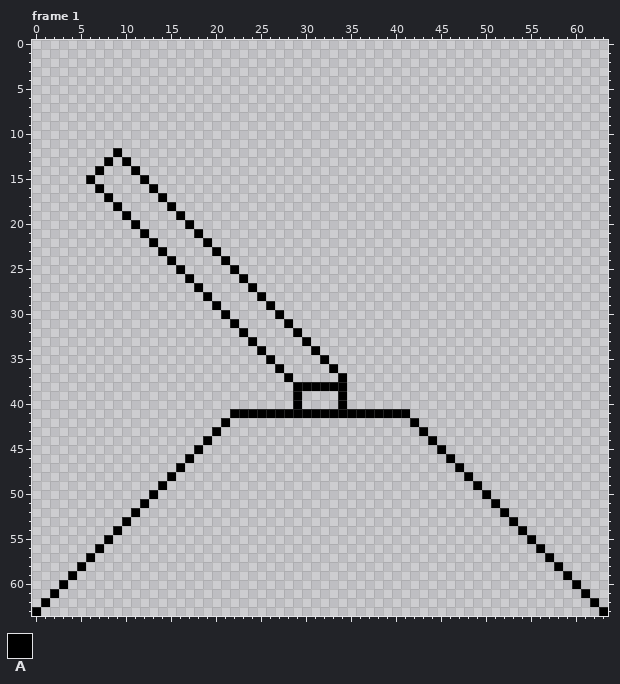
Edited in one commit: pixel-art file (Assets/Sprites/Objects/lever.aseprite). Above, as it was before the edit.
64x64 pixels, 1 frame. Shown: frame 1. The commit also changed other frames, which this record leaves out.
Palette (. is transparent): A #000000
Pixels before, frame 1 (only the part around the change), first column x 0:
 7 ................................................................
 8 ................................................................
 9 ................................................................
10 ................................................................
11 ................................................................
12 .........A......................................................
13 ........A.A.....................................................
14 .......A...A....................................................
15 ......A.....A...................................................
16 .......A.....A..................................................
17 ........A.....A.................................................
18 .........A.....A................................................
19 ..........A.....A...............................................
20 ...........A.....A..............................................
21 ............A.....A.............................................
22 .............A.....A............................................
23 ..............A.....A...........................................
24 ...............A.....A..........................................
25 ................A.....A.........................................
26 .................A.....A........................................
27 ..................A.....A.......................................
28 ...................A.....A......................................
29 ....................A.....A.....................................
30 .....................A.....A....................................
31 ......................A.....A...................................
32 .......................A.....A..................................
33 ........................A.....A.................................
34 .........................A.....A................................
35 ..........................A.....A...............................
36 ...........................A.....A..............................
37 ............................A.....A.............................
38 .............................AAAAAA.............................
39 .............................A....A.............................
40 .............................A....A.............................
41 ......................AAAAAAAAAAAAAAAAAAAA......................
42 .....................A....................A.....................
43 ....................A......................A....................
44 ...................A........................A...................
45 ..................A..........................A..................
46 .................A............................A.................
47 ................A..............................A................
48 ...............A................................A...............
49 ..............A..................................A..............
50 .............A....................................A.............
51 ............A......................................A............
52 ...........A........................................A...........
53 ..........A..........................................A..........
54 .........A............................................A.........
55 ........A..............................................A........
56 .......A................................................A.......
57 ......A..................................................A......
58 .....A....................................................A.....
59 ....A......................................................A....
60 ...A........................................................A...
61 ..A..........................................................A..
62 .A............................................................A.
63 A..............................................................A
After:
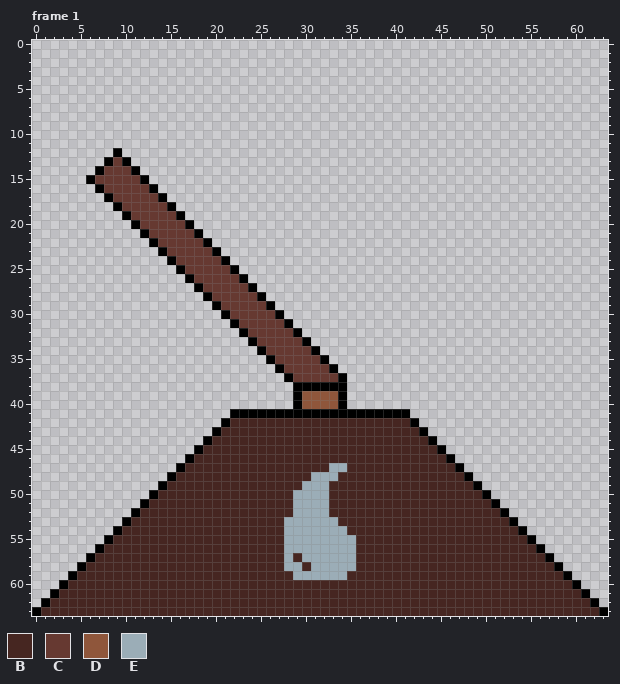
Colours new in this view: B #462621  C #663931  D #8f563b  E #9badb7
Change:
Frame 1:
y 13: x 9 . -> C
y 14: x 8..10 ... -> CCC
y 15: x 7..11 ..... -> CCCCC
y 16: x 8..12 ..... -> CCCCC
y 17: x 9..13 ..... -> CCCCC
y 18: x 10..14 ..... -> CCCCC
y 19: x 11..15 ..... -> CCCCC
y 20: x 12..16 ..... -> CCCCC
y 21: x 13..17 ..... -> CCCCC
y 22: x 14..18 ..... -> CCCCC
y 23: x 15..19 ..... -> CCCCC
y 24: x 16..20 ..... -> CCCCC
y 25: x 17..21 ..... -> CCCCC
y 26: x 18..22 ..... -> CCCCC
y 27: x 19..23 ..... -> CCCCC
y 28: x 20..24 ..... -> CCCCC
y 29: x 21..25 ..... -> CCCCC
y 30: x 22..26 ..... -> CCCCC
y 31: x 23..27 ..... -> CCCCC
y 32: x 24..28 ..... -> CCCCC
y 33: x 25..29 ..... -> CCCCC
y 34: x 26..30 ..... -> CCCCC
y 35: x 27..31 ..... -> CCCCC
y 36: x 28..32 ..... -> CCCCC
y 37: x 29..33 ..... -> CCCCC
y 39..40: x 30..33 .... -> DDDD
y 42: x 22..41 .................... -> BBBBBBBBBBBBBBBBBBBB
y 43: x 21..42 ...................... -> BBBBBBBBBBBBBBBBBBBBBB
y 44: x 20..43 ........................ -> BBBBBBBBBBBBBBBBBBBBBBBB
y 45: x 19..44 .......................... -> BBBBBBBBBBBBBBBBBBBBBBBBBB
y 46: x 18..45 ............................ -> BBBBBBBBBBBBBBBBBBBBBBBBBBBB
y 47: x 17..46 .............................. -> BBBBBBBBBBBBBBBBEEBBBBBBBBBBBB
y 48: x 16..47 ................................ -> BBBBBBBBBBBBBBBEEEBBBBBBBBBBBBBB
y 49: x 15..48 .................................. -> BBBBBBBBBBBBBBBEEEBBBBBBBBBBBBBBBB
y 50: x 14..49 .................................... -> BBBBBBBBBBBBBBBEEEEBBBBBBBBBBBBBBBBB
y 51: x 13..50 ...................................... -> BBBBBBBBBBBBBBBBEEEEBBBBBBBBBBBBBBBBBB
y 52: x 12..51 ........................................ -> BBBBBBBBBBBBBBBBBEEEEBBBBBBBBBBBBBBBBBBB
y 53: x 11..52 .......................................... -> BBBBBBBBBBBBBBBBBEEEEEEBBBBBBBBBBBBBBBBBBB
y 54: x 10..53 ............................................ -> BBBBBBBBBBBBBBBBBBEEEEEEEBBBBBBBBBBBBBBBBBBB
y 55: x 9..54 .............................................. -> BBBBBBBBBBBBBBBBBBBEEEEEEEEBBBBBBBBBBBBBBBBBBB
y 56: x 8..55 ................................................ -> BBBBBBBBBBBBBBBBBBBBEEEEEEEEBBBBBBBBBBBBBBBBBBBB
y 57: x 7..56 .................................................. -> BBBBBBBBBBBBBBBBBBBBBEBEEEEEEBBBBBBBBBBBBBBBBBBBBB
y 58: x 6..57 .................................................... -> BBBBBBBBBBBBBBBBBBBBBBEEBEEEEEBBBBBBBBBBBBBBBBBBBBBB
y 59: x 5..58 ...................................................... -> BBBBBBBBBBBBBBBBBBBBBBBBEEEEEEBBBBBBBBBBBBBBBBBBBBBBBB
y 60: x 4..59 ........................................................ -> BBBBBBBBBBBBBBBBBBBBBBBBBBBBBBBBBBBBBBBBBBBBBBBBBBBBBBBB
y 61: x 3..60 .......................................................... -> BBBBBBBBBBBBBBBBBBBBBBBBBBBBBBBBBBBBBBBBBBBBBBBBBBBBBBBBBB
y 62: x 2..61 ............................................................ -> BBBBBBBBBBBBBBBBBBBBBBBBBBBBBBBBBBBBBBBBBBBBBBBBBBBBBBBBBBBB
y 63: x 1..62 .............................................................. -> BBBBBBBBBBBBBBBBBBBBBBBBBBBBBBBBBBBBBBBBBBBBBBBBBBBBBBBBBBBBBB
Boxes around the changes in both pictures, in picture pixels (x1, y1, x2, y2):
added: (41, 157, 599, 616)
